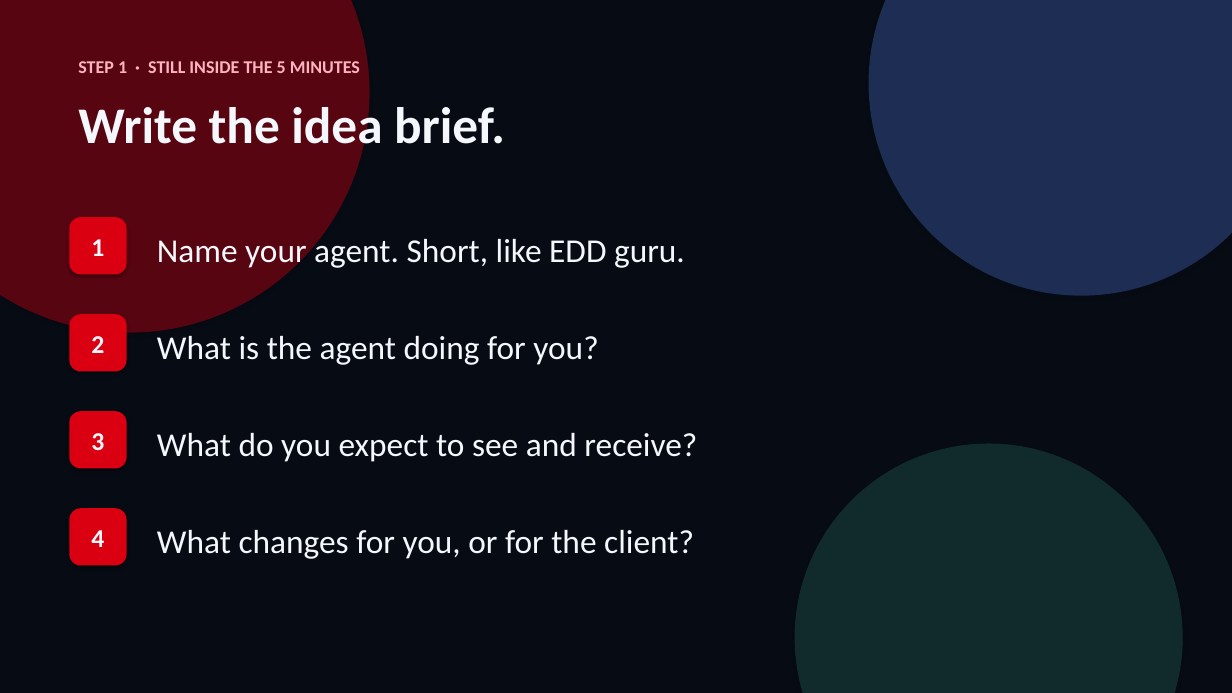
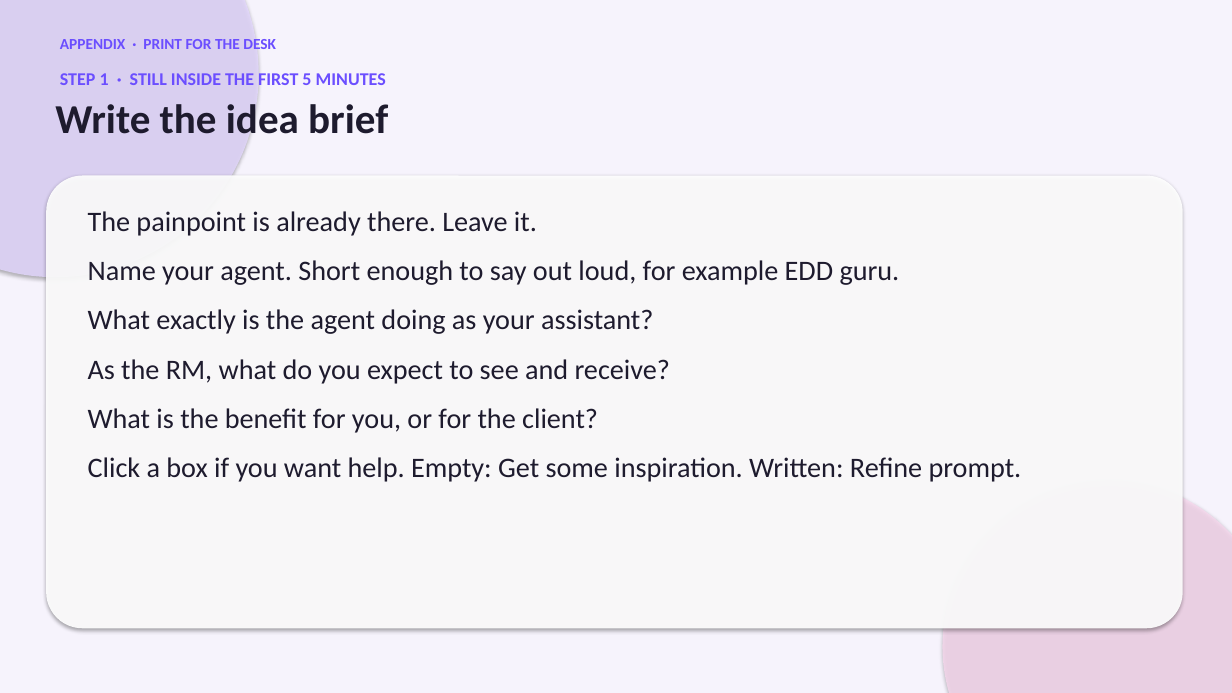
Before and after one commit to sync710n/wealthsymposium26, a slide deck: slide 4 of docs/Wealth-Symposium-Activity.pptx (slide 5 before the commit). Drawn at 1232x693 pixels with LibreOffice and Linux fonts; fonts in the diff are those of the drawing. Boxes give left, top, right and bottom in pixels: in the first picture for what was removed or moved away, otherwise in the second. Text is boxed around its words. In the diff, an @@ line names an element or a change of style, - is before the commit and + after.

Commit message:
Restyle the deck and split the live summary from the printed instructions.

```diff
--- a/docs/Wealth-Symposium-Activity.pptx
+++ b/docs/Wealth-Symposium-Activity.pptx
@@ background #070B14 to #F6F3FC @@
@@ ellipse: place and size @@
-ellipse at bbox=[0, 0, 370, 333]
+ellipse at bbox=[0, 0, 259, 277]
@@ ellipse at bbox=[0, 0, 259, 277]: fill #DB0011 at 38% opacity to #E4D8FF at 80% opacity @@
@@ ellipse removed at bbox=[869, 0, 1232, 296] @@
@@ text added at bbox=[60, 39, 276, 49], 12 pt, text #6B4EFF, bold @@
+APPENDIX · PRINT FOR THE DESK
@@ text at bbox=[60, 73, 386, 85]: text changed; text colour #FFB4BC to #6B4EFF @@
-STEP 1 · STILL INSIDE THE 5 MINUTES
+STEP 1 · STILL INSIDE THE FIRST 5 MINUTES
@@ text at bbox=[55, 104, 388, 134]: text changed; size 40 to 32 pt; text colour #F4F7FB to #1E1B2E @@
-Write the idea brief.
+Write the idea brief
@@ rounded rectangle added at bbox=[46, 176, 1183, 628], fill #FFFFFF at 92% opacity @@
@@ rounded rectangle removed at bbox=[69, 217, 127, 274] @@
-1
@@ text added at bbox=[88, 211, 1022, 482], 22 pt, text #1E1B2E @@
+The painpoint is already there. Leave it.
+Name your agent. Short enough to say out loud, for example EDD guru.
+What exactly is the agent doing as your assistant?
+As the RM, what do you expect to see and receive?
+What is the benefit for you, or for the client?
+Click a box if you want help. Empty: Get some inspiration. Written: Refine prompt.
@@ text removed at bbox=[157, 235, 685, 271] @@
-Name your agent. Short, like EDD guru.
@@ rounded rectangle removed at bbox=[69, 314, 127, 372] @@
-2
@@ text removed at bbox=[157, 336, 598, 365] @@
-What is the agent doing for you?
@@ rounded rectangle removed at bbox=[69, 411, 127, 469] @@
-3
@@ text removed at bbox=[157, 433, 697, 462] @@
-What do you expect to see and receive?
@@ rounded rectangle removed at bbox=[69, 508, 127, 566] @@
-4
@@ ellipse: place and size @@
-ellipse at bbox=[795, 444, 1183, 693]
+ellipse at bbox=[943, 481, 1232, 693]
@@ ellipse at bbox=[943, 481, 1232, 693]: fill #50DCB4 at 16% opacity to #F8D8EE at 80% opacity @@
@@ text removed at bbox=[157, 530, 694, 559] @@
-What changes for you, or for the client?
```
Also in this commit, not shown: 2 other slides changed, 3 slides added, 7 slides removed.
